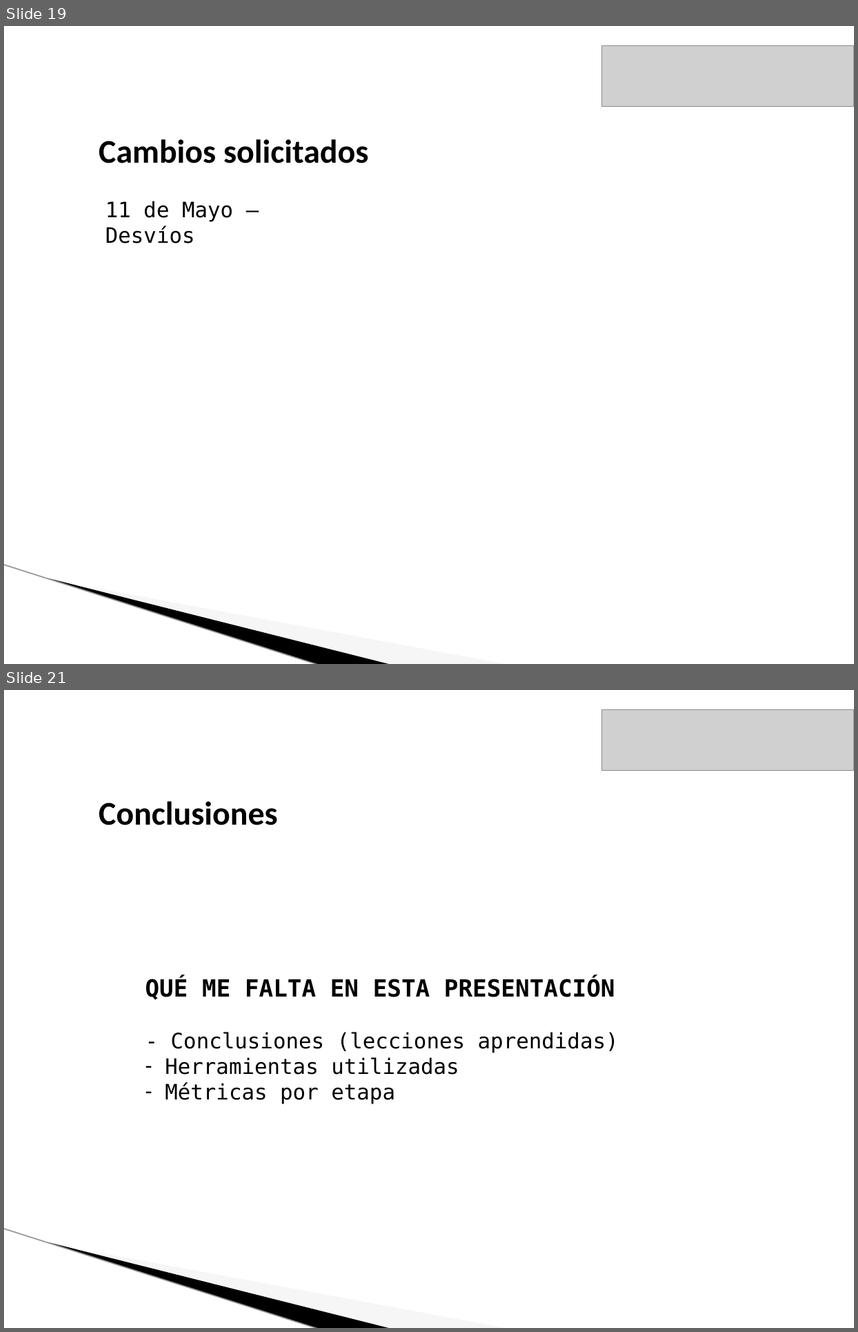
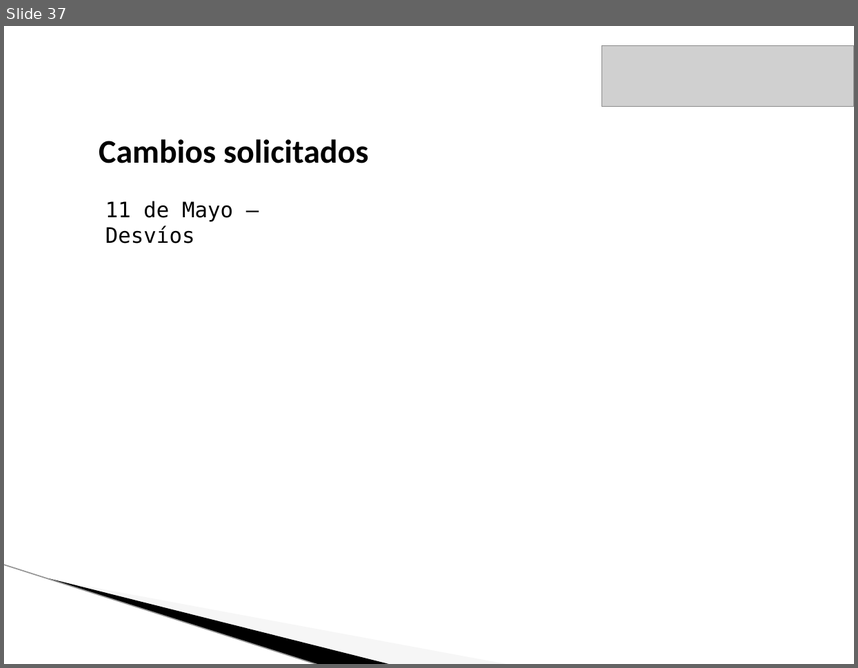
Before and after one commit to lucasdicesaro/reser-bar, a slide deck: documentacion/Presentacion Final ReserBar/Presentacion Final.pptx. Shown one above the other, each under a label of ours: slides 19 and 21 before the commit, slide 37 after it; the slides between them are not shown. The pictures are 858x1332 and 858x668 pixels, drawn with LibreOffice and Linux fonts; fonts in the diff are those of the drawing; grey boxes stand for pictures; background and template pictures are left out. Boxes give left, top, right and bottom in pixels: in the first picture for what was removed or moved away, otherwise in the second. Text is boxed around its words. In the diff, an @@ line names an element or a change of style, - is before the commit and + after.

```diff
--- a/documentacion/Presentacion Final ReserBar/Presentacion Final.pptx
+++ b/documentacion/Presentacion Final ReserBar/Presentacion Final.pptx
@@ slide 21 removed at (4, 690, 854, 1328), background #FFFFFF; not listed: 3 template elements that a slide beside it also shows @@
@@ picture removed at (602, 709, 854, 770) @@
@@ text removed at (99, 801, 278, 825) @@
-Conclusiones
@@ text removed at (145, 978, 619, 1103) @@
-QUÉ ME FALTA EN ESTA PRESENTACIÓN
-- Conclusiones (lecciones aprendidas)
-– Herramientas utilizadas
-– Métricas por etapa
@@ what was slide 19 is now slide 37 @@
```
Also in this commit, not shown: 7 slides changed, 27 slides added, 6 other slides removed, 2 other files.
